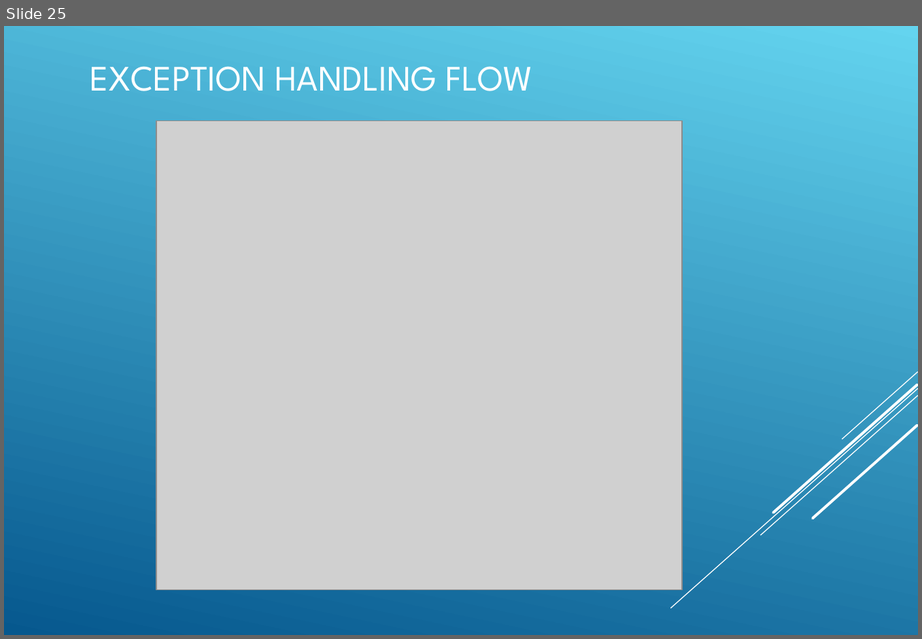
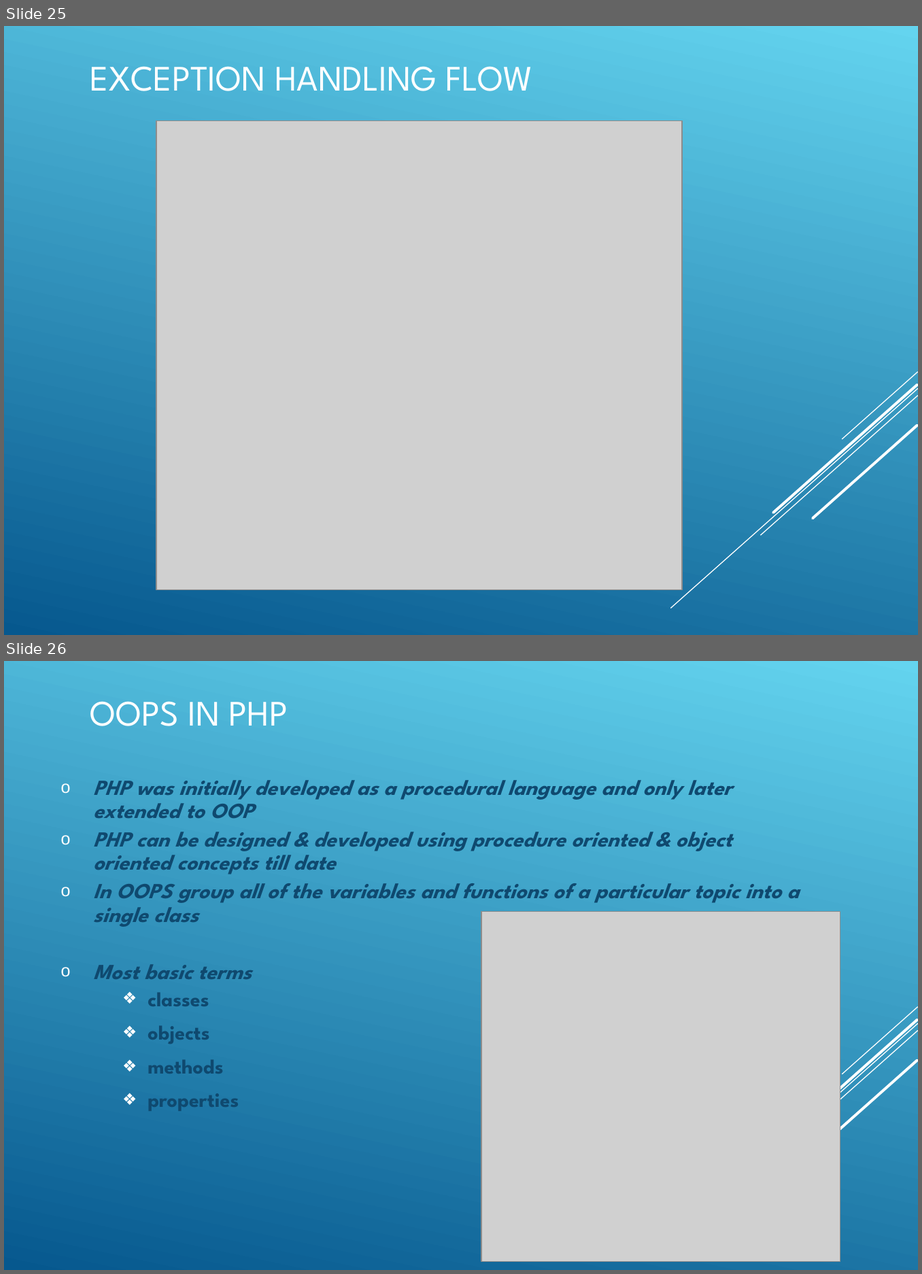
Before and after one commit to koushikgraj/PHP-Training, a slide deck: PHP-Presentation.ppt. Shown one above the other, each under a label of ours: slide 25 before the commit, slides 25 and 26 after it. The pictures are 922x639 and 922x1274 pixels, drawn with LibreOffice and Linux fonts; fonts in the diff are those of the drawing; grey boxes stand for pictures. Boxes give left, top, right and bottom in pixels: in the first picture for what was removed or moved away, otherwise in the second. Text is boxed around its words. In the diff, an @@ line names an element or a change of style, - is before the commit and + after.

Commit message:
14-May-2021 : Erro handling, Exception handling & OOPS introduction

```diff
--- a/PHP-Presentation.ppt
+++ b/PHP-Presentation.ppt
@@ slide 26 added at <box>4,661,918,1270</box>, background gradient #64D4EF to #06588E; not listed: 5 template elements that a slide beside it also shows @@
@@ title added at <box>90,701,288,726</box>, 30 pt, text #FFFFFF @@
+OOPS IN PHP
@@ subtitle added at <box>93,780,799,1111</box>, 18 pt, text #0F496F, bold, italic @@
+  o PHP was initially developed as a procedural language and only later extended to OOP
+  o PHP can be designed & developed using procedure oriented & object oriented concepts till date
+  o In OOPS group all of the variables and functions of a particular topic into a single class
+  o Most basic terms
+    ❖ classes
+    ❖ objects
+    ❖ methods
+    ❖ properties
@@ picture added at <box>481,911,840,1262</box> @@
```
Also in this commit, not shown: 13 other files.
